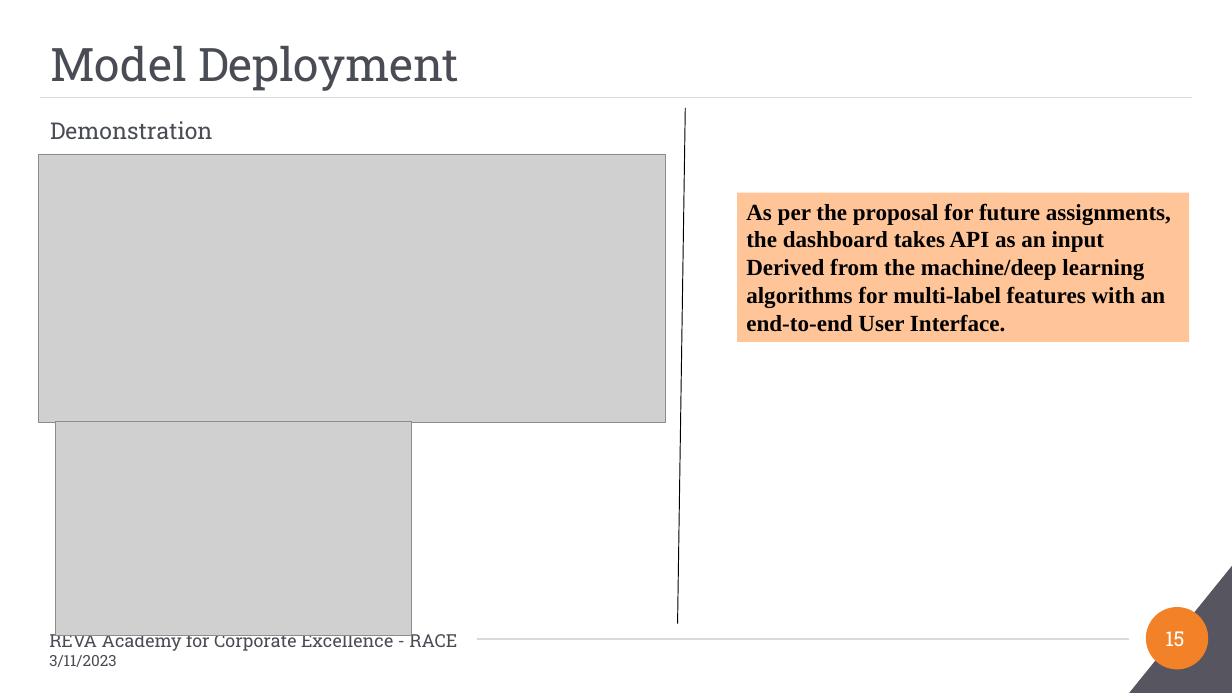
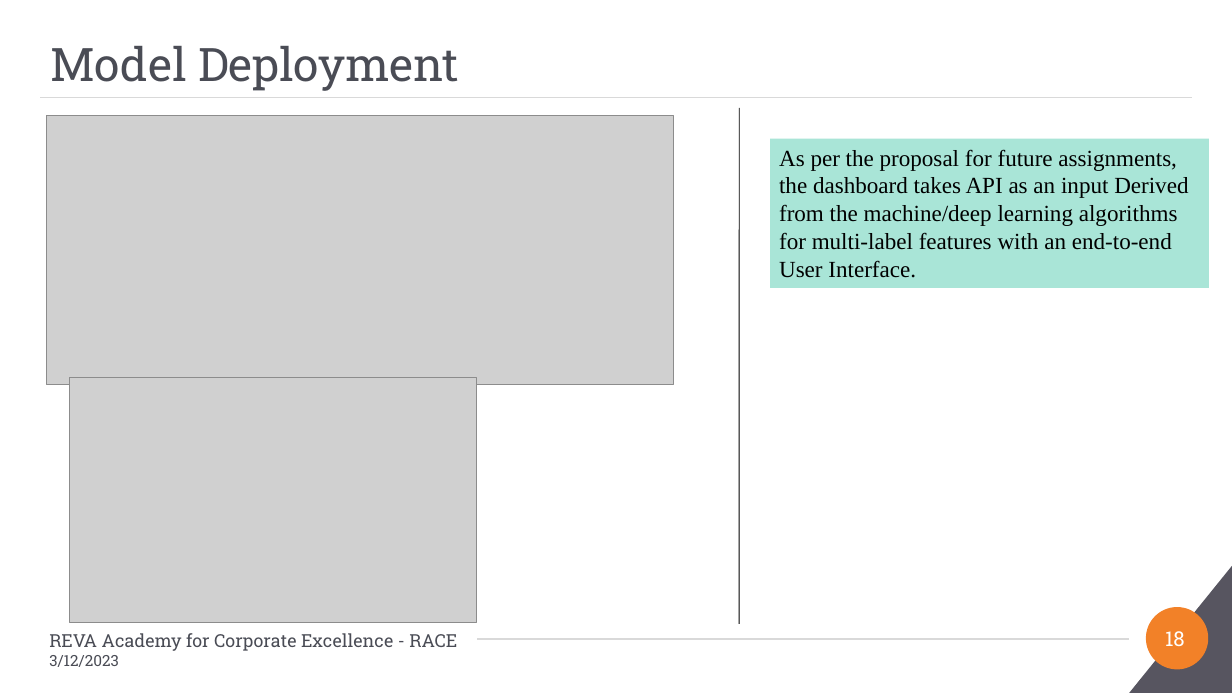
Before and after one commit to Embedded-org/ACCOMPLISHMENTS, a slide deck: slide 18 of RACE_CAPSTONE_PROJECT2/BA_Capstone Project_Final PPT_Anand Mohan_Direction Detection Selected Stocks_2023.pptx (slide 15 before the commit). Drawn at 1232x693 pixels with LibreOffice and Linux fonts; fonts in the diff are those of the drawing; grey boxes stand for pictures; background and template pictures are left out. Boxes give left, top, right and bottom in pixels: in the first picture for what was removed or moved away, otherwise in the second. Text is boxed around its words. In the diff, an @@ line names an element or a change of style, - is before the commit and + after.

```diff
--- a/RACE_CAPSTONE_PROJECT2/BA_Capstone Project_Final PPT_Anand Mohan_Direction Detection Selected Stocks_2023.pptx
+++ b/RACE_CAPSTONE_PROJECT2/BA_Capstone Project_Final PPT_Anand Mohan_Direction Detection Selected Stocks_2023.pptx
@@ picture: place and size @@
-picture at <box>39,154,666,423</box>
+picture at <box>46,116,674,384</box>
@@ line moved from (686, 108) - (677, 624) to (739, 108) - (739, 624) @@
@@ text removed at <box>50,121,213,139</box> @@
-Demonstration
@@ rectangle "As per the proposal for ...": place and size @@
-rectangle "As per the proposal for ..." at <box>738,193,1189,343</box>
+rectangle "As per the proposal for ..." at <box>770,139,1209,288</box>
@@ rectangle "As per the proposal for ..." at <box>770,139,1209,288</box>: bold off; fill #FFC599 to #A9E5D7 @@
@@ picture: place and size @@
-picture at <box>55,421,411,636</box>
+picture at <box>69,377,476,622</box>
@@ text at <box>49,655,119,667</box>: text changed @@
-3/11/2023
+3/12/2023
@@ page number at <box>1165,631,1185,646</box>: text changed @@
-15
+18
```
Also in this commit, not shown: 16 other slides changed, 4 slides added, 1 slide removed.
